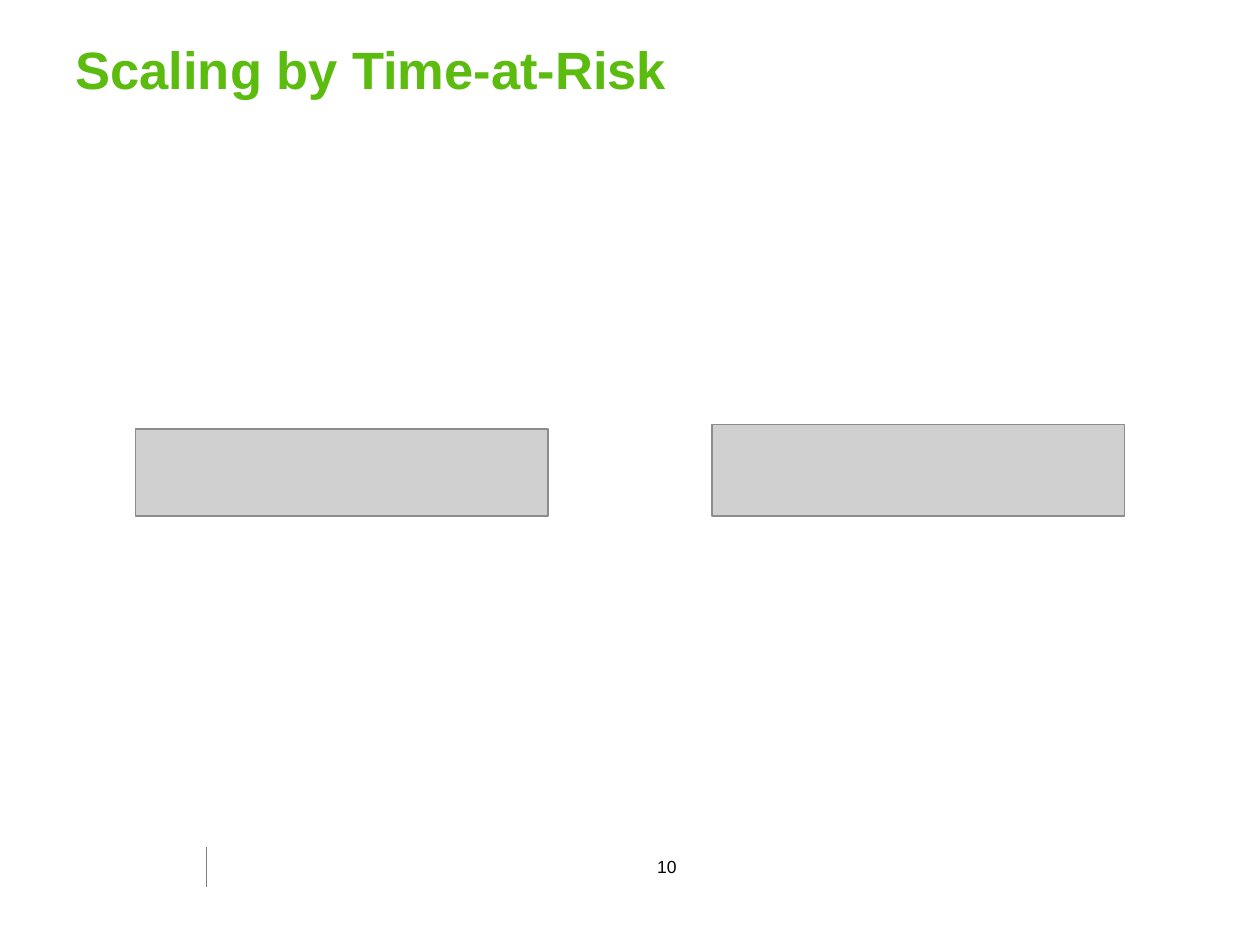
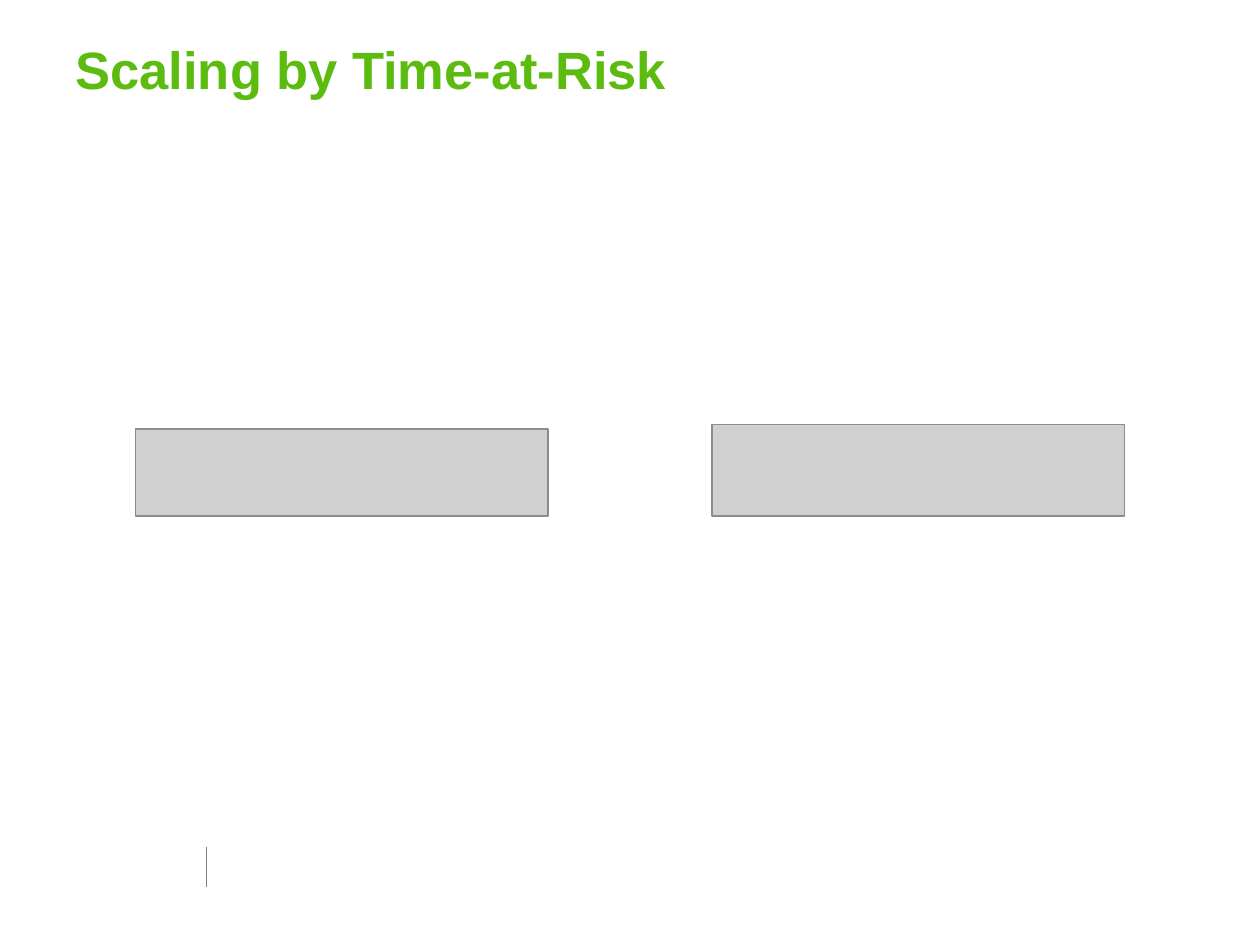
Before and after one commit to georgoff/georgoff.github.io, a slide deck: slide 10 of forest_malaria/MMC_presentation.pptx. Drawn at 1260x945 pixels with LibreOffice and Linux fonts; fonts in the diff are those of the drawing; grey boxes stand for pictures; background and template pictures are left out. Boxes give left, top, right and bottom in pixels: in the first picture for what was removed or moved away, otherwise in the second. Text is boxed around its words. In the diff, an @@ line names an element or a change of style, - is before the commit and + after.

```diff
--- a/forest_malaria/MMC_presentation.pptx
+++ b/forest_malaria/MMC_presentation.pptx
@@ page number removed at (657, 860, 676, 873) @@
-10
```
Also in this commit, not shown: 17 other slides changed, 4 slides added, 2 other files.
